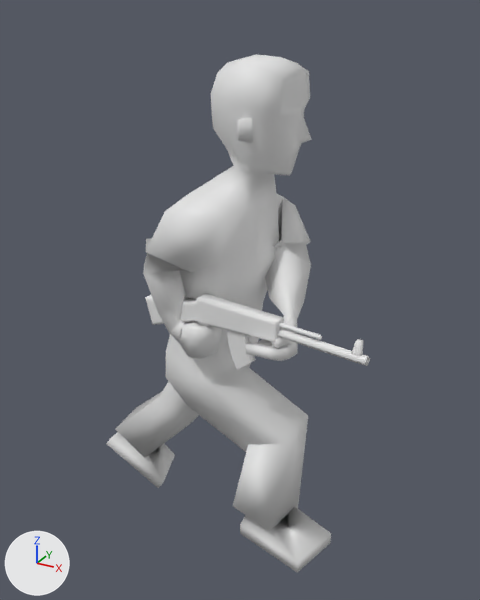
Renders of the OBJ model Res/player_male_run_3.obj from each side of a commit.
Camera for both pictures: a 50 mm camera at (1.084, -1.764, 1.83) aimed at (0.111, 0.005, 0.946). Arrows for +X, +Y and +Z are at lower left; the lights stay in place. Where no turn or scale is listed for an object, it has been applied to the vertices.

The first picture shows 'player_male_run_3'.
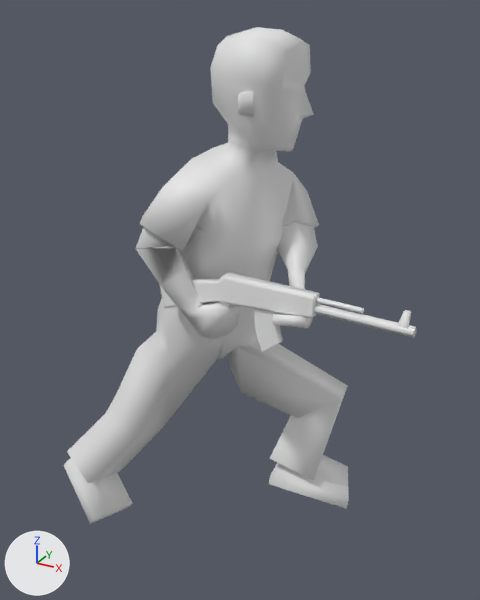
What differs and where, as boxes [x1, y1, x2, y2] in the pictures (480 x 600 px; the box of a moved part takes in the faces that stretch with it):
'player_male_run_3', reshaped (34% wider)
    before: [106, 54, 370, 573]
    after: [64, 27, 417, 524]
part 1 of me_player_male_run_3, moved or reshaped
    before: [237, 118, 253, 143]
    after: [238, 91, 254, 117]
part 2 of me_player_male_run_3, moved or reshaped
    before: [145, 294, 284, 342]
    after: [159, 272, 320, 318]
part 3 of me_player_male_run_3, moved or reshaped
    before: [198, 322, 209, 327]
    after: [218, 302, 233, 308]
part 4 of me_player_male_run_3, moved or reshaped
    before: [278, 322, 322, 340]
    after: [315, 297, 364, 314]
part 5 of me_player_male_run_3, moved or reshaped
    before: [277, 328, 370, 366]
    after: [313, 303, 417, 338]
part 6 of me_player_male_run_3, moved or reshaped
    before: [227, 330, 256, 370]
    after: [254, 309, 283, 352]
part 7 of me_player_male_run_3, moved or reshaped
    before: [351, 339, 363, 357]
    after: [397, 310, 411, 328]
part 8 of me_player_male_run_3, moved or reshaped
    before: [106, 107, 331, 573]
    after: [64, 80, 349, 524]

The edits, one by one:
me_player_male_run_3 is used by ob_player_male_run_3; location (0.0, 0.0, 0.0).
me_player_male_run_3 had 452 vertices, 842 faces and spanned x -0.55..0.64, y -0.3..0.22, z -0.03..1.71.
me_player_male_run_3 now has 452 vertices, 846 faces and spans x -0.55..0.74, y -0.32..0.24, z 0.01..1.78.
me_player_male_run_3 part 1: the loose piece of 8 vertices spanning x 0.17..0.21, y -0.13..-0.08, z 1.48..1.56 is moved by (0.01, -0.01, 0.07).
me_player_male_run_3 part 2: the loose piece of 48 vertices spanning x -0.14..0.37, y -0.25..-0.13, z 0.88..1.03 is multiplied about its middle by the matrix ((0.991, -0.131, 0.021), (0.129, 0.987, 0.101), (-0.034, -0.098, 0.995)), then moved by (0.09, -0.02, 0.09).
me_player_male_run_3 part 3: the loose piece of 24 vertices spanning x 0.03..0.12, y -0.2..-0.17, z 0.83..0.95 is moved by (0.09, -0.03, 0.1).
me_player_male_run_3 part 4: the loose piece of 12 vertices spanning x 0.35..0.5, y -0.26..-0.22, z 1.01..1.02 is scaled about its middle by (1.01, 0.332, 0.986), then moved by (0.1, 0.03, 0.09).
me_player_male_run_3 part 5: the loose piece of 13 vertices spanning x 0.36..0.64, y -0.29..-0.22, z 0.98..1.01 is multiplied about its middle by the matrix ((0.991, -0.131, 0.021), (0.129, 0.987, 0.101), (-0.034, -0.098, 0.995)), then moved by (0.1, 0.03, 0.09).
me_player_male_run_3 part 6: the loose piece of 40 vertices spanning x 0.19..0.28, y -0.23..-0.19, z 0.82..0.96 is moved by (0.09, -0.01, 0.09).
me_player_male_run_3 part 7: the loose piece of 8 vertices spanning x 0.59..0.62, y -0.28..-0.26, z 0.99..1.04 is moved by (0.1, 0.05, 0.08).
me_player_male_run_3 part 8: 291 of 452 vertices moved; they spanned x -0.55..0.52, y -0.3..0.22, z -0.03..1.71 and now span x -0.55..0.52, y -0.32..0.24, z 0.01..1.78; mean shift (0.02, 0.0, 0.08); largest move (0.47, -0.27, 0.18) -> (-0.37, -0.3, 0.03).
